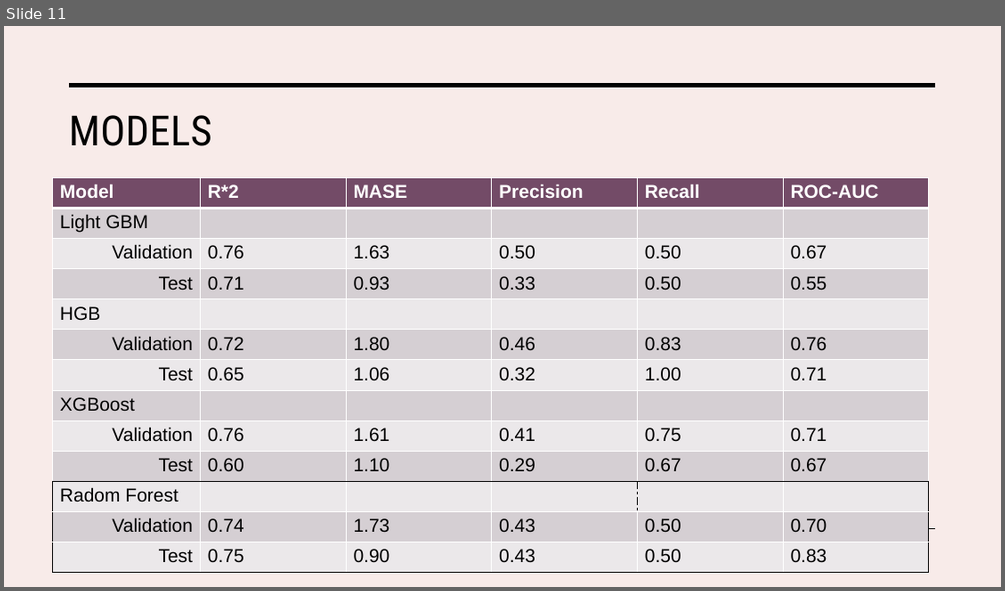
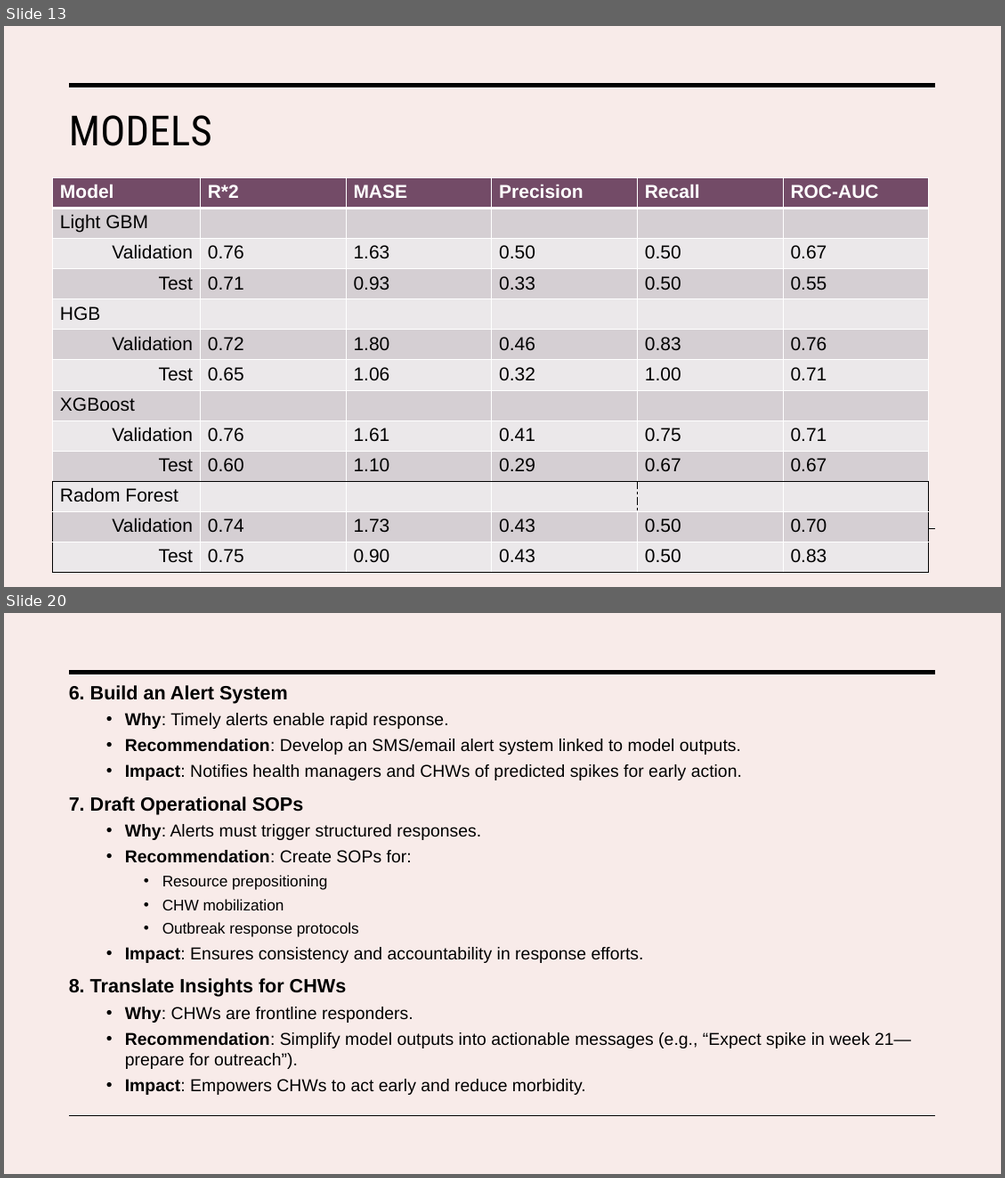
Before and after one commit to H-Rumenya/Malaria-Predictive-Model, a slide deck: Malaria_Predictive_model.pptx. Shown one above the other, each under a label of ours: slide 11 before the commit, slides 13 and 20 after it; the slides between them are not shown. The pictures are 1005x591 and 1005x1178 pixels, drawn with LibreOffice and Linux fonts; fonts in the diff are those of the drawing. Boxes give left, top, right and bottom in pixels: in the first picture for what was removed or moved away, otherwise in the second. Text is boxed around its words. In the diff, an @@ line names an element or a change of style, - is before the commit and + after.

```diff
--- a/Malaria_Predictive_model.pptx
+++ b/Malaria_Predictive_model.pptx
@@ slide 20 added at (x1=4, y1=613, x2=1001, y2=1174), background #F8EBE9; not listed: 2 template elements that a slide beside it also shows @@
@@ text added at (x1=69, y1=685, x2=911, y2=1094), 16.6 pt, text #000000 @@
+6. Build an Alert System
+  • Why: Timely alerts enable rapid response.
+  • Recommendation: Develop an SMS/email alert system linked to model outputs.
+  • Impact: Notifies health managers and CHWs of predicted spikes for early action.
+7. Draft Operational SOPs
+  • Why: Alerts must trigger structured responses.
+  • Recommendation: Create SOPs for:
+    • Resource prepositioning
+    • CHW mobilization
+    • Outbreak response protocols
+  • Impact: Ensures consistency and accountability in response efforts.
+8. Translate Insights for CHWs
+  • Why: CHWs are frontline responders.
+  • Recommendation: Simplify model outputs into actionable messages (e.g., “Expect spike in week 21—prepare for outreach”).
+  • Impact: Empowers CHWs to act early and reduce morbidity.
@@ what was slide 11 is now slide 13 @@
```
Also in this commit, not shown: 14 slides changed, 5 other slides added, 1 slide removed, 15 other files.
